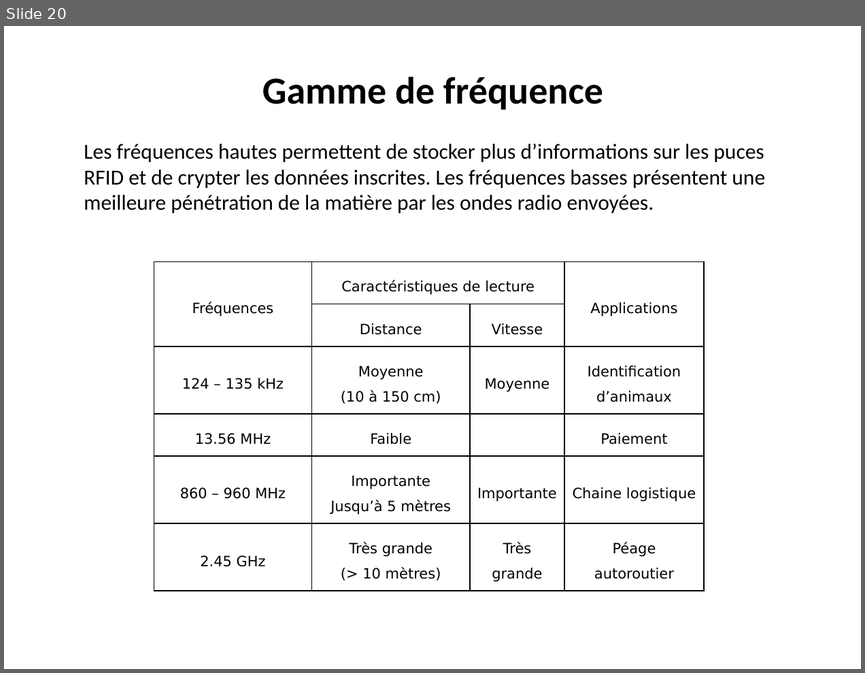
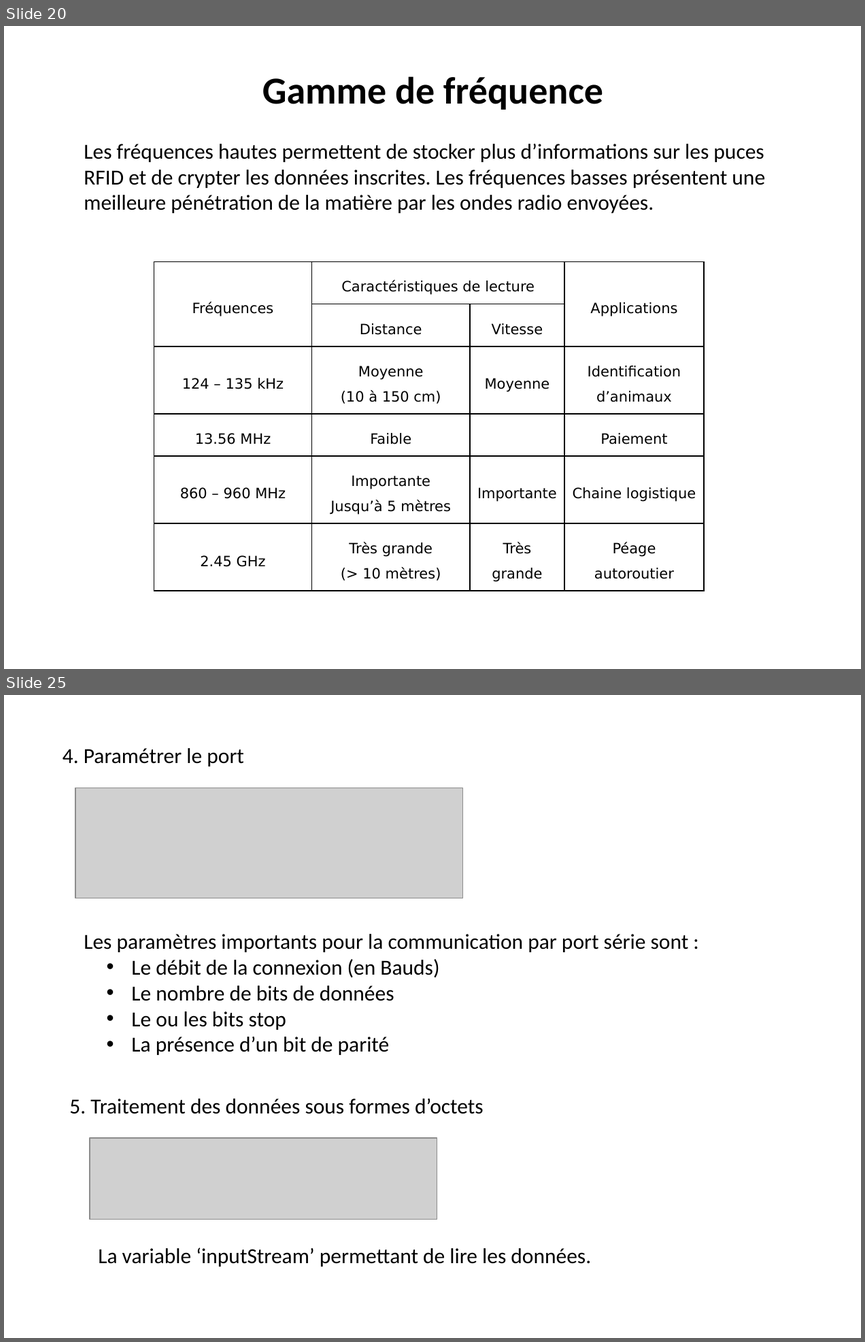
Before and after one commit to adeiry/RFID, a slide deck: RFID.pptx. Shown one above the other, each under a label of ours: slide 20 before the commit, slides 20 and 25 after it; the slides between them are not shown. The pictures are 865x673 and 865x1342 pixels, drawn with LibreOffice and Linux fonts; fonts in the diff are those of the drawing; grey boxes stand for pictures. Boxes give left, top, right and bottom in pixels: in the first picture for what was removed or moved away, otherwise in the second. Text is boxed around its words. In the diff, an @@ line names an element or a change of style, - is before the commit and + after.

```diff
--- a/RFID.pptx
+++ b/RFID.pptx
@@ slide 25 added at (4, 695, 861, 1338), background #FFFFFF @@
@@ text added at (62, 748, 244, 766), 18 pt, text #000000 @@
+4. Paramétrer le port
@@ picture added at (75, 787, 462, 898) @@
@@ text added at (84, 934, 689, 1055), 18 pt, text #000000 @@
+Les paramètres importants pour la communication par port série sont :
+  • Le débit de la connexion (en Bauds)
+  • Le nombre de bits de données
+  • Le ou les bits stop
+  • La présence d’un bit de parité
@@ text added at (69, 1098, 483, 1114), 18 pt, text #000000 @@
+5. Traitement des données sous formes d’octets
@@ picture added at (90, 1138, 436, 1219) @@
@@ text added at (98, 1247, 591, 1266), 18 pt, text #000000 @@
+La variable ‘inputStream’ permettant de lire les données.
```
Also in this commit, not shown: 6 other slides added.
